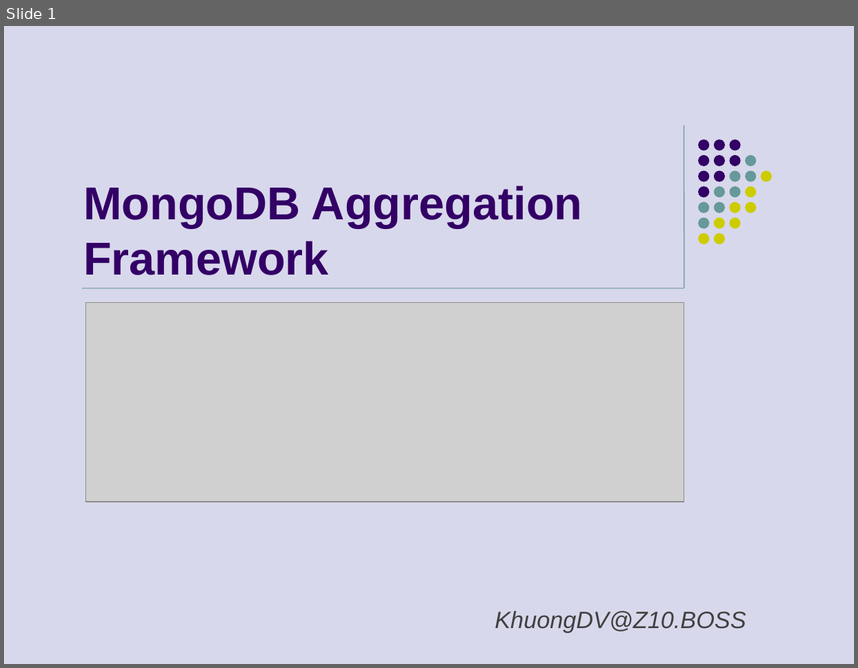
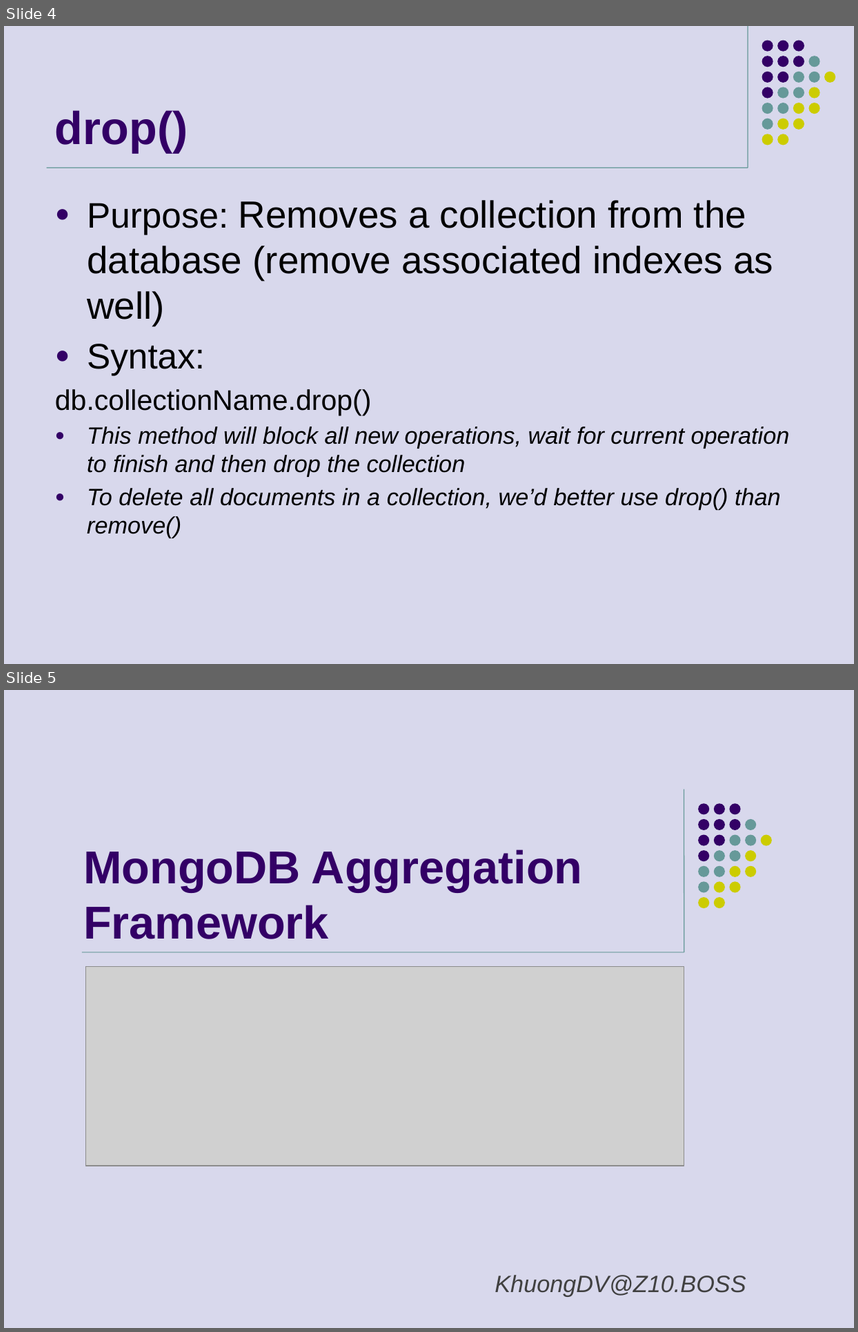
Before and after one commit to khuongdv/mongodb-dba-study, a slide deck: MongoDB Aggregation Framework.pptx. Shown one above the other, each under a label of ours: slide 1 before the commit, slides 4 and 5 after it. The pictures are 858x668 and 858x1332 pixels, drawn with LibreOffice and Linux fonts; fonts in the diff are those of the drawing; grey boxes stand for pictures. Boxes give left, top, right and bottom in pixels: in the first picture for what was removed or moved away, otherwise in the second. Text is boxed around its words. In the diff, an @@ line names an element or a change of style, - is before the commit and + after.

```diff
--- a/MongoDB Aggregation Framework.pptx
+++ b/MongoDB Aggregation Framework.pptx
@@ slide 4 added at <box>4,26,854,664</box>, background #D8D8EC @@
@@ line added from (748, 26) to (748, 168), #669999 0.75 pt @@
@@ title added at <box>55,110,188,152</box>, 39 pt, text #330066, bold @@
+drop()
@@ group added at <box>762,40,835,161</box>: 31 ellipses @@
@@ line added from (47, 168) to (748, 168), #669999 0.75 pt @@
@@ text added at <box>55,200,790,538</box>, 20 pt, text #000000, italic @@
+● Purpose: Removes a collection from the database (remove associated indexes as well)
+● Syntax:
+db.collectionName.drop()
+● This method will block all new operations, wait for current operation to finish and then drop the collection
+● To delete all documents in a collection, we’d better use drop() than remove()
@@ what was slide 1 is now slide 5 @@
```
Also in this commit, not shown: 1 slide changed, 6 other slides added, 5 slides removed.
